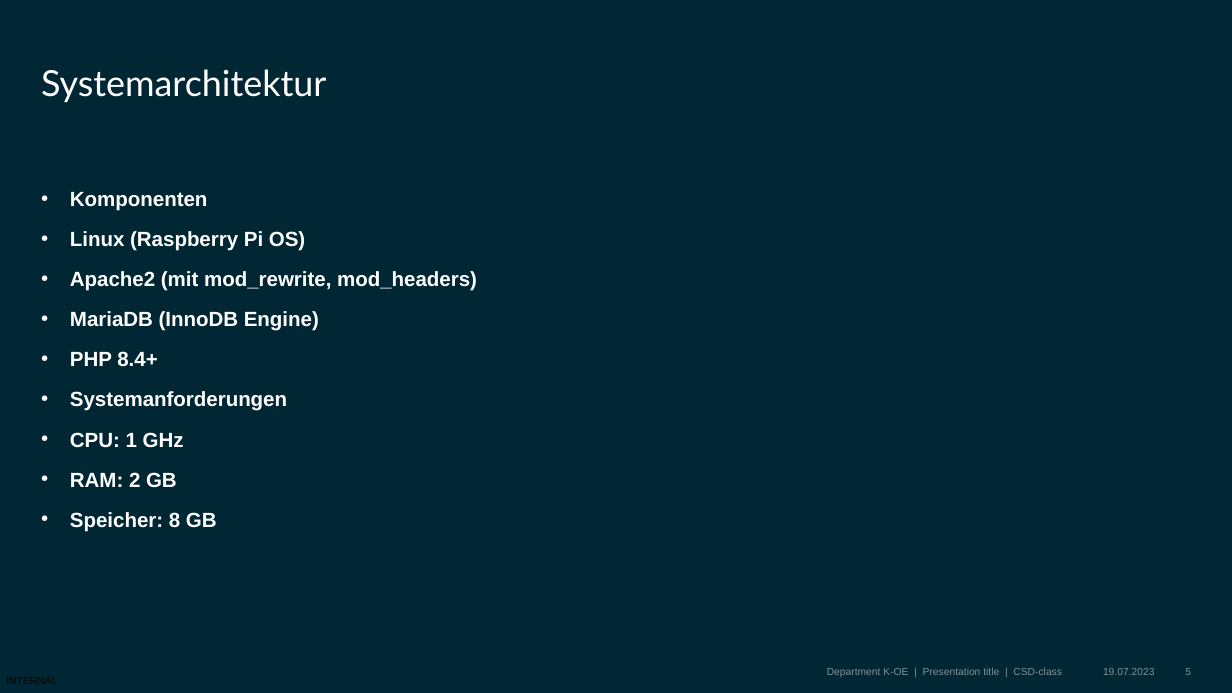
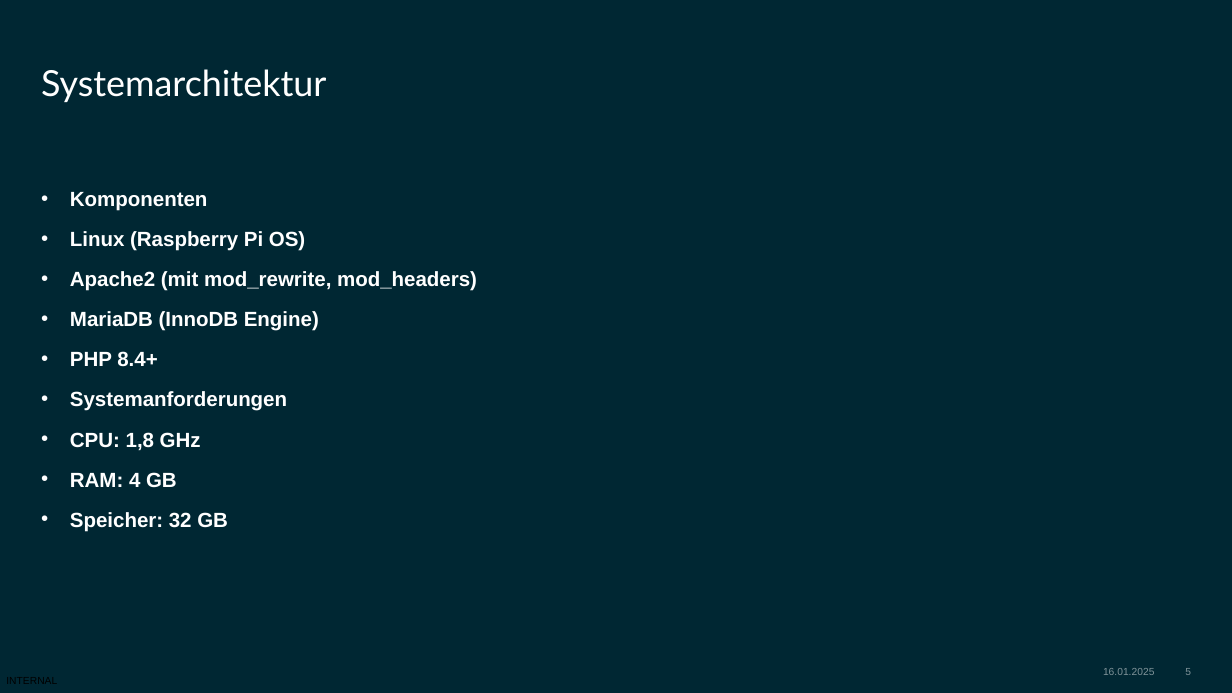
Before and after one commit to BBS2EMDBSEF/Gruppe-C, a slide deck: slide 5 of Dokumentation/Projekt_Präsentation.pptx. Drawn at 1232x693 pixels with LibreOffice and Linux fonts; fonts in the diff are those of the drawing; background and template pictures are left out. Boxes give left, top, right and bottom in pixels: in the first picture for what was removed or moved away, otherwise in the second. Text is boxed around its words. In the diff, an @@ line names an element or a change of style, - is before the commit and + after.

```diff
--- a/Dokumentation/Projekt_Präsentation.pptx
+++ b/Dokumentation/Projekt_Präsentation.pptx
@@ text at (x1=70, y1=432, x2=228, y2=531): text changed @@
-• CPU: 1 GHz
-• RAM: 2 GB
-• Speicher: 8 GB
+• CPU: 1,8 GHz
+• RAM: 4 GB
+• Speicher: 32 GB
@@ text removed at (x1=827, y1=668, x2=1062, y2=677) @@
-Department K-OE | Presentation title | CSD-class
@@ text at (x1=1103, y1=668, x2=1154, y2=675): text changed @@
-19.07.2023
+16.01.2025
```
Also in this commit, not shown: 9 other slides changed, 3 slides added, 2 slides removed, 2 other files.
